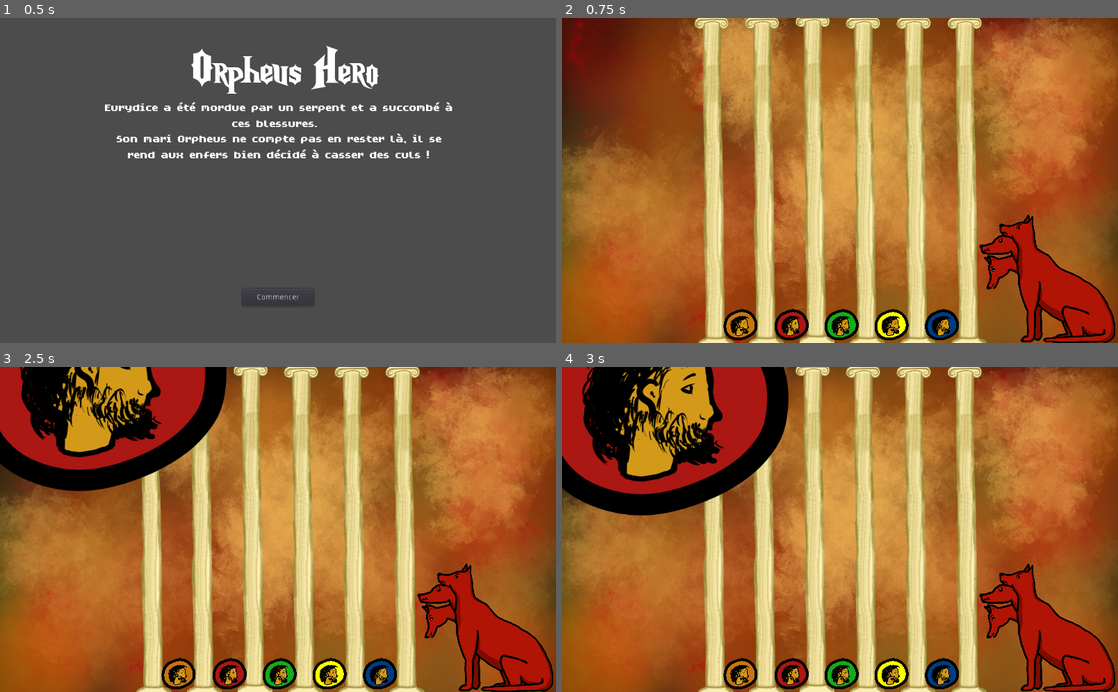
Above: before the commit, frames 1-4 (two rows, left to right).
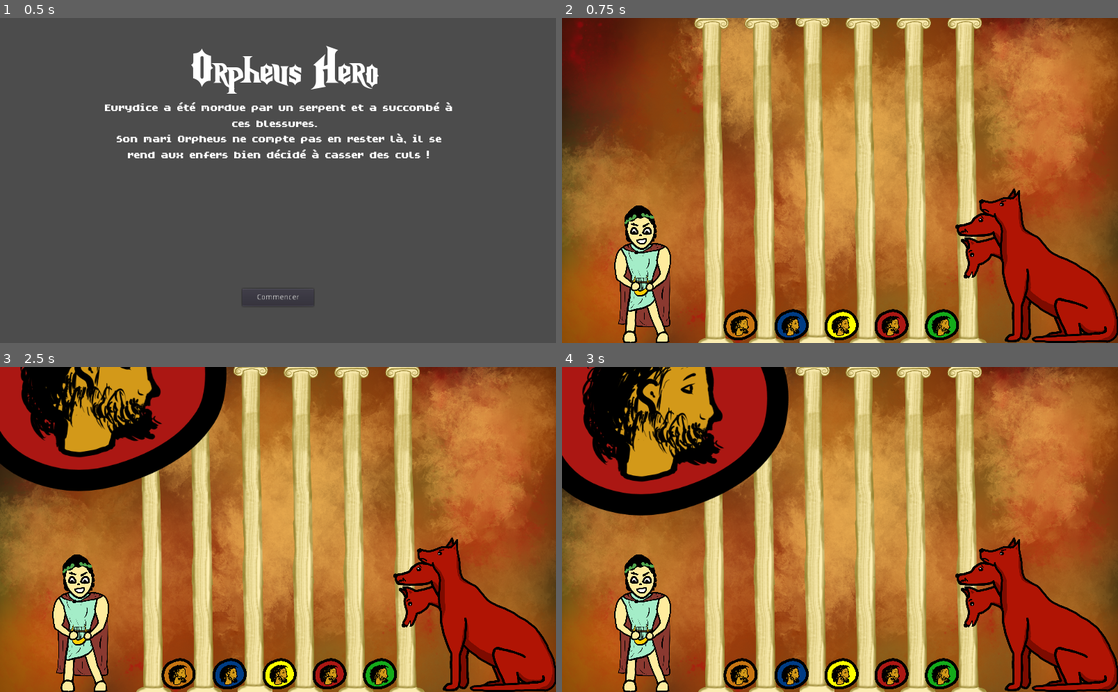
Above: after the commit, the same moments.

Repository: MarianPoirot/OrpheusHero
Game: Godot game, scene res://Scenes/UI/OpeningUI.tscn
Same seed, same stepped clock (60 frames per second), same inputs: the game is played once before the commit and once after it. Sound files missing from this copy of the repository are replaced by a short silence.
Inputs:
- Up to frame 1 (0.5 s): no input
- Up to frame 2 (0.75 s): click "Commencer" at 0.5 s
- Up to frame 3 (2.5 s): tap Enter at 1.25 s; tap Space at 2 s
- Up to frame 4 (3 s): no input

Frame 1 is identical in both runs. In frame 2, 8.2% of the frame differs, in the area x 9-100%, y 52-100%; in frame 3, 8.2%; in frame 4, 8.2%.

Commit message:
Corrected colors and added Tibo inshape

Diff:
--- a/Scenes/UI/PlayingUI.tscn
+++ b/Scenes/UI/PlayingUI.tscn
@@ -9,6 +9,7 @@
 [ext_resource path="res://Assets/Sprites/coin-red.png" type="Texture" id=7]
 [ext_resource path="res://Assets/Sprites/coin-green.png" type="Texture" id=8]
 [ext_resource path="res://Assets/Sprites/cerberus.png" type="Texture" id=9]
+[ext_resource path="res://Assets/Sprites/orpheus.png" type="Texture" id=10]
 
 [sub_resource type="SpriteFrames" id=1]
 animations = [ {
@@ -51,9 +52,14 @@
 texture = ExtResource( 4 )
 
 [node name="Kerberos" type="Sprite" parent="Sprite"]
-position = Vector2( 716.25, 329.675 )
-scale = Vector2( -0.566842, 0.566842 )
+position = Vector2( 680.342, 286.619 )
+scale = Vector2( -0.681577, 0.681577 )
 texture = ExtResource( 9 )
+
+[node name="Orpheus" type="Sprite" parent="Sprite"]
+position = Vector2( -686.25, 313.461 )
+scale = Vector2( 0.466078, 0.466078 )
+texture = ExtResource( 10 )
 
 [node name="LeftButton" parent="." instance=ExtResource( 2 )]
 position = Vector2( 329, 565 )
@@ -61,22 +67,22 @@
 input = "Left"
 
 [node name="MidLeftButton" parent="." instance=ExtResource( 2 )]
-position = Vector2( 700, 565 )
+position = Vector2( 423, 565 )
 frames = SubResource( 1 )
 input = "MidLeft"
 
 [node name="MidButton" parent="." instance=ExtResource( 2 )]
-position = Vector2( 607, 565 )
+position = Vector2( 515, 565 )
 frames = SubResource( 2 )
 input = "Middle"
 
 [node name="MidRightButton" parent="." instance=ExtResource( 2 )]
-position = Vector2( 423, 565 )
+position = Vector2( 607, 565 )
 frames = SubResource( 3 )
 input = "MidRight"
 
 [node name="RightButton" parent="." instance=ExtResource( 2 )]
-position = Vector2( 515, 565 )
+position = Vector2( 700, 565 )
 frames = SubResource( 4 )
 input = "Right"
 
Not shown: 1 places in Scenes/UI/PlayingUI.tscn that only renumber resources
